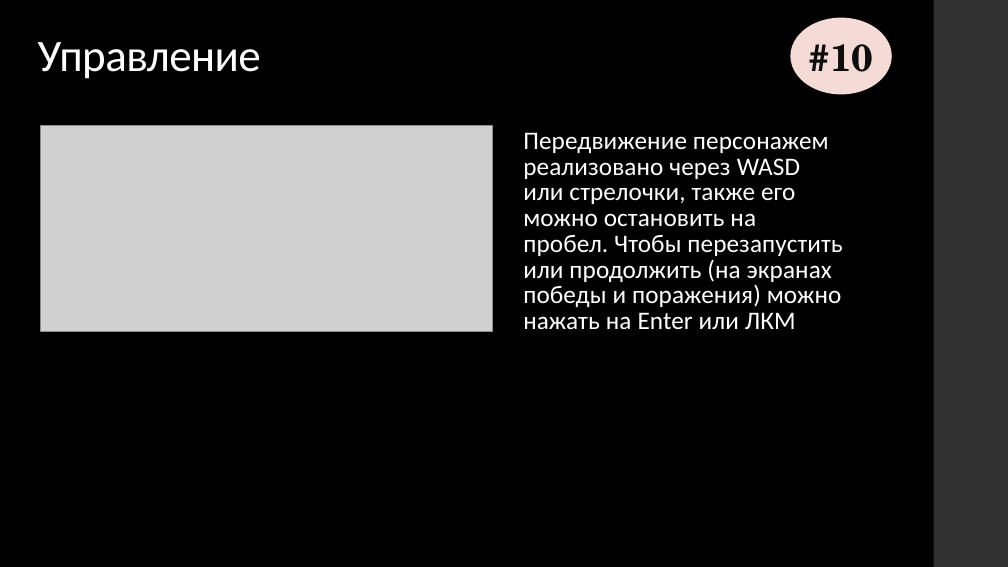
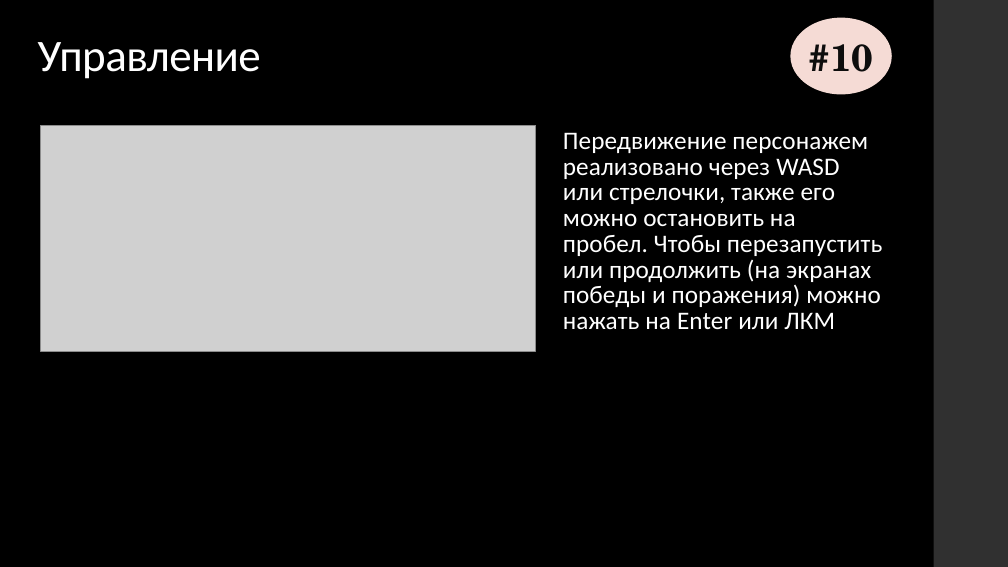
Before and after one commit to Kent4r/exports, a slide deck: slide 11 of PACMAN.pptx. Drawn at 1008x567 pixels with LibreOffice and Linux fonts; fonts in the diff are those of the drawing; grey boxes stand for pictures. Boxes give left, top, right and bottom in pixels: in the first picture for what was removed or moved away, otherwise in the second. Text is boxed around its words. In the diff, an @@ line names an element or a change of style, - is before the commit and + after.

```diff
--- a/PACMAN.pptx
+++ b/PACMAN.pptx
@@ picture: place and size @@
-picture at [40,125,492,331]
+picture at [40,125,536,351]
@@ text "Передвижение персонажем реализовано через WASD ...": place and size @@
-text "Передвижение персонажем реализовано через WASD ..." at [523,132,842,330]
+text "Передвижение персонажем реализовано через WASD ..." at [563,132,882,329]
```
